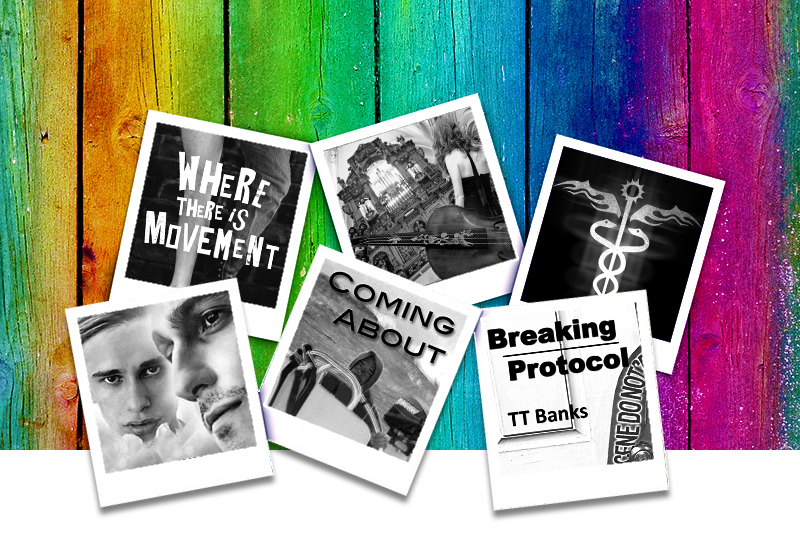
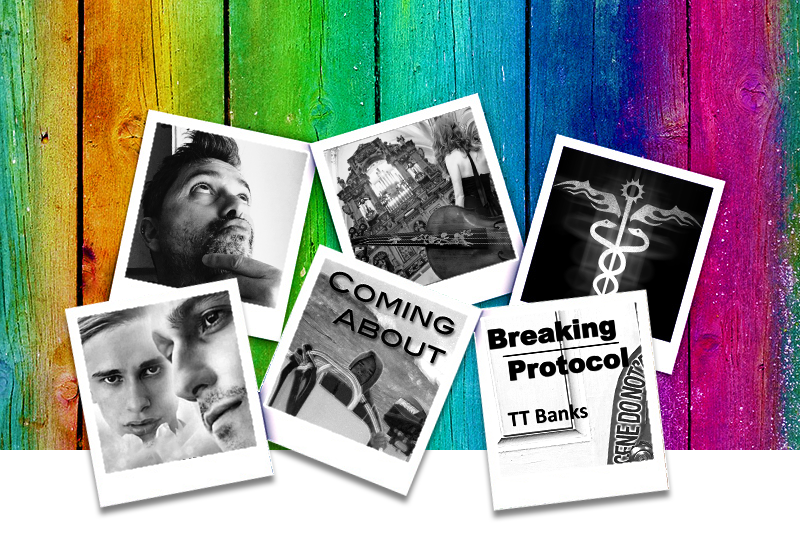
Layers edited between the first and the second (800, 540) image:
renamed "cover-evan" to "cover-evan-old", hid it over [124, 122, 308, 309]
renamed "cover-evan-old" to "cover-evan", showed it, painted on it over [124, 122, 308, 309]
